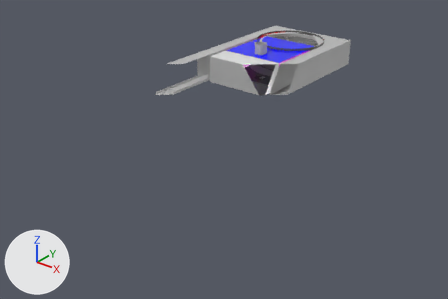
Before and after pictures for a commit that changed the FBX model Bad Ideas/Assets/Dev/Props/room V2/main showroom.fbx.
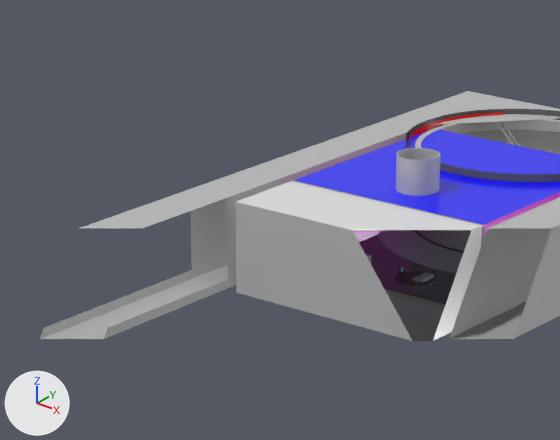
Old and new are each drawn whole from a camera (50 mm lens) standing at (188.9, -282.8, 115.1) and looking at (28.3, -82.1, -9.3) and again close up on the part from 32% to 67% of the width and 0% to 41% of the height. Lighting does not change. The marker at lower left points along +X, +Y and +Z. The older version's two pictures come first. Everything nearer to the camera than a plane just in front of the edit is cut away. Where no turn or scale is listed for an object, it has been applied to the vertices. Vertices at exactly the same position are counted once.

The first close-up shows 'bottom', 'carosel_rof', 'glass_bedroom_walls', 'halls', 'room', 'stairs', 'top.002', 'top.003' and 5 more.
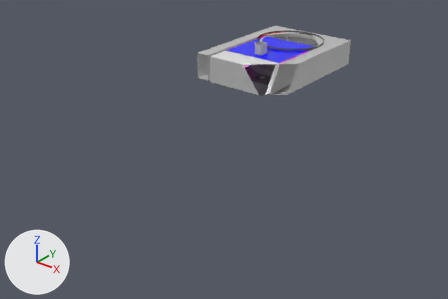
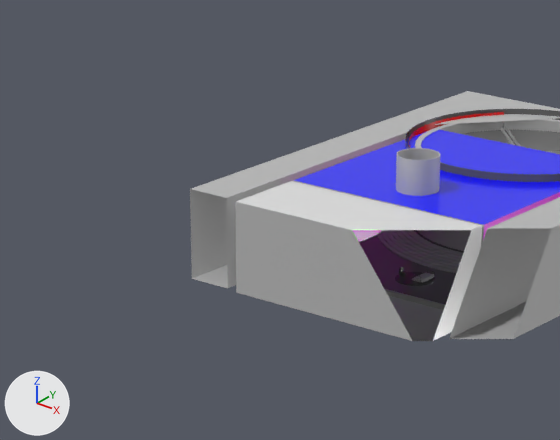
Location of each change, (x1, y1, x2, y2) in pixels of the close-ups (560 x 440 px):
```json
{"object": "halls", "change": "reshaped", "before": [40, 91, 560, 339], "after": [190, 91, 560, 339]}
{"part": 1, "of": "me_mesh_010", "change": "deleted", "before": [40, 189, 228, 339]}
```

The change, as JSON lines over the scene's bpy script:
```json
{"block": "me_mesh_010", "where": "# used by ob_halls; location = (-23.0, -4.3, 8.0)"}
{"block": "me_mesh_010", "where": "# verts and faces of me_mesh_010; kept vertices keep their numbers, new ones are numbered from 63"}
{"block": "me_mesh_010", "where": "# before: 0 (-4.0, -32.0, -7.0) at pixel (191, 278), 1 (4.0, -32.0, -7.0) at pixel (227, 288), 2 (-4.0, -32.0, 7.0) at pixel (190, 188), 3 (4.0, -32.0, 7.0) at pixel (226, 197), 22 (-4.0, -121.0, -7.0)"}
{"block": "me_mesh_010", "where": "# before: 23 (-4.0, -121.0, 7.0), 24 (4.0, -121.0, 7.0), 25 (4.0, -121.0, -7.0), 40 (-4.0, -32.0, -6.0) at pixel (191, 269), 41 (-4.0, -121.0, -6.0)"}
{"block": "me_mesh_010", "where": "# before: 42 (4.0, -121.0, -6.0), 43 (4.0, -32.0, -6.0) at pixel (227, 279)"}
{"op": "remove", "block": "me_mesh_010", "code": "me_mesh_010.from_pydata(...)  # 63 vertices, 56 faces; spans x -4.0..159.0, y -131.0..42.0, z -7.0..7.0"}
{"op": "add", "block": "me_mesh_010", "code": "me_mesh_010.from_pydata(...)  # 63 vertices, 48 faces; spans x -4.0..159.0, y -131.0..42.0, z -7.0..7.0"}
{"block": "me_mesh_010", "change": "me_mesh_010 part 1"}
{"op": "add", "block": "me_mesh_010", "code": "delete_faces([(0, 40, 41, 22), (2, 3, 24, 23), (1, 25, 42, 43), (0, 22, 25, 1)])"}
{"block": "me_mesh_010", "change": "other edits to the shape of me_mesh_010 do not show in these pictures"}
```
